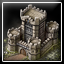
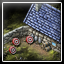
Layered file, before and after one edit (64×64). Changes by layer:
added layer "Casern_256" above "Stronghold_big_256" over [3, 3, 61, 61]
hid "Stronghold_big_256" over [3, 3, 61, 61]
